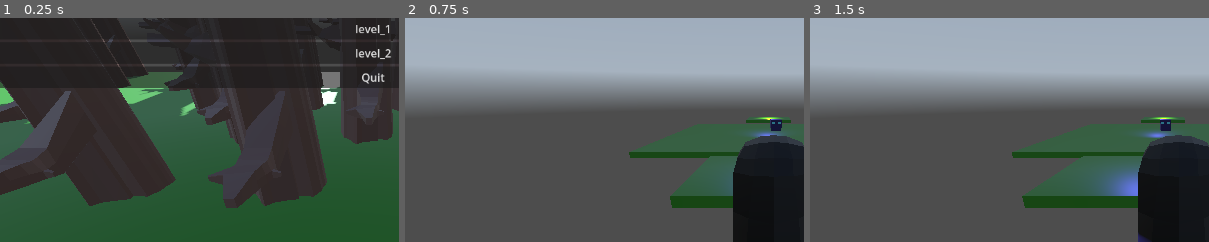
Above: before the commit, frames 1-3 (left to right).
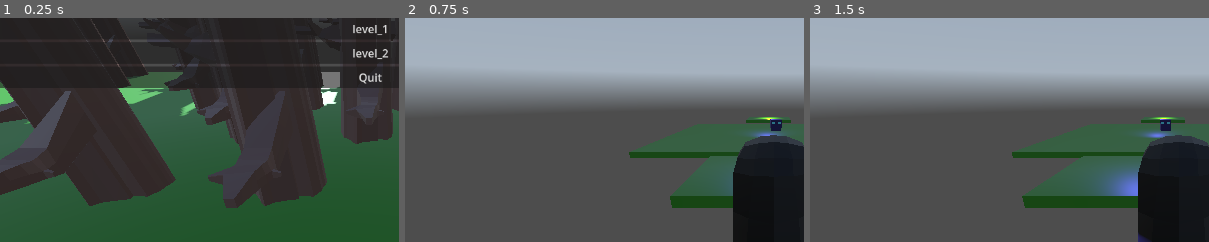
Above: after the commit, the same moments.

Repository: NielsSchool123/godot-game-benzaiten
Game: Godot game, scene res://MainMenu.tscn
Same seed, same stepped clock (60 frames per second), same inputs: the game is played once before the commit and once after it. A sky picture missing from this copy of the repository is replaced by a grey-blue gradient.
Inputs (mouse positions are % of the whole screen's width and height, from its top left):
- Up to frame 1 (0.25 s): no input
- Up to frame 2 (0.75 s): click "level_1" at 0.5 s
- Up to frame 3 (1.5 s): tap Enter at 1.25 s; move the mouse to (72, 45) at 1.27 s; hold D (move_right) from 1.28 s (still down); click (72, 45) at 1.42 s
The pictures show only the part of the screen within x 4-54%, y 0-50%; the shares and areas given below are measured in that part.

The runs differ from the first frame. In frame 1, 0.6% of the frame differs, in the area x 88-98%, y 3-30%; in frame 2, nothing differs; in frame 3, nothing differs.

Commit message:
fixed button fullscreen

Diff:
--- a/MainMenu.tscn
+++ b/MainMenu.tscn
@@ -5,21 +5,19 @@
 
 [node name="Control" type="Control"]
 layout_mode = 3
-anchor_right = 0.967014
-anchor_bottom = 0.95216
-offset_right = 40.0
-offset_bottom = 40.0
+anchor_right = 1.0
+anchor_bottom = 1.0
+grow_horizontal = 2
+size_flags_horizontal = 3
 script = ExtResource("1_i26rj")
 metadata/_edit_use_anchors_ = true
 
 [node name="VBoxContainer" type="VBoxContainer" parent="."]
 layout_mode = 1
-anchors_preset = -1
-anchor_right = 1.0052
-anchor_bottom = 0.987823
+anchors_preset = 10
+anchor_right = 1.0
+offset_bottom = 101.0
 grow_horizontal = 2
-grow_vertical = 2
-metadata/_edit_use_anchors_ = true
 
 [node name="level_1" type="Button" parent="VBoxContainer"]
 layout_mode = 2
